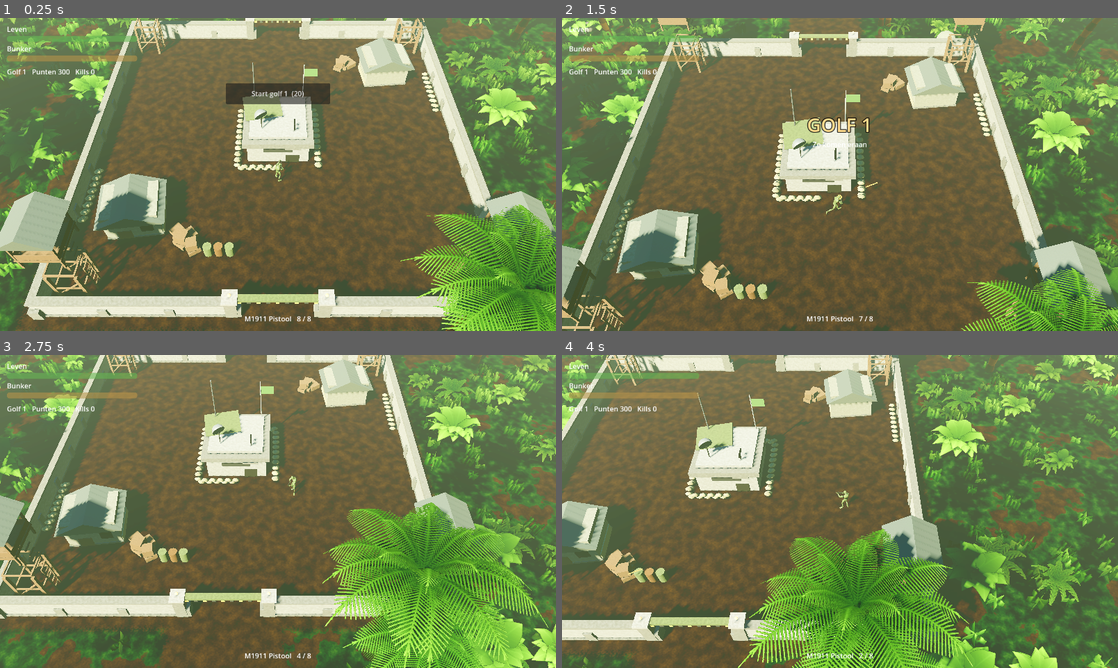
Above: before the commit, frames 1-4 (two rows, left to right).
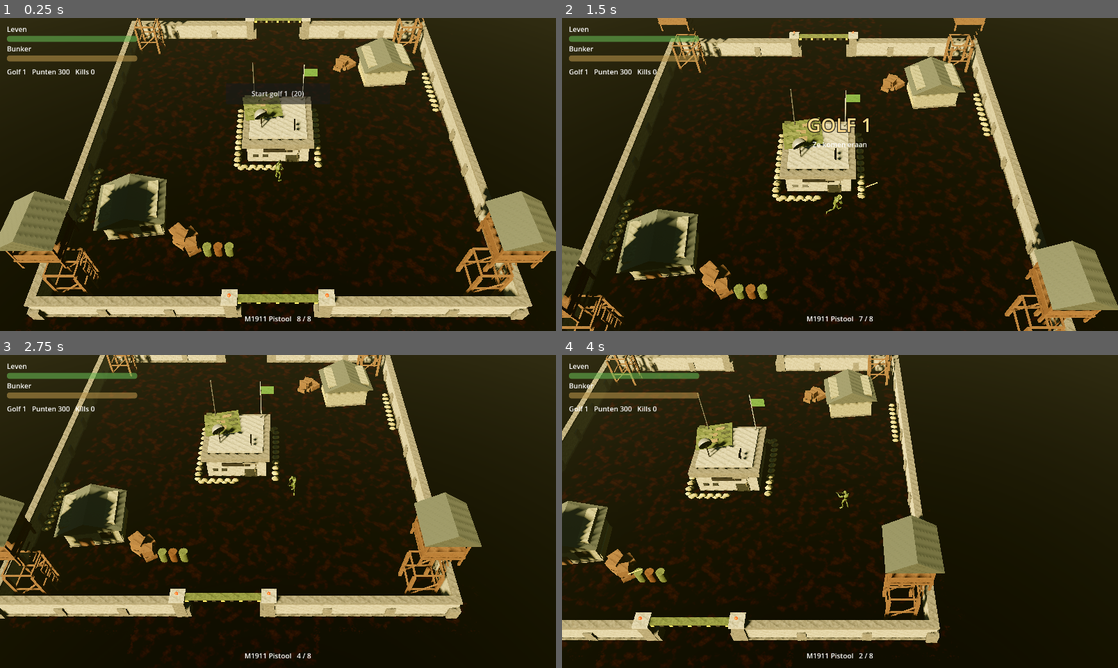
Above: after the commit, the same moments.

Repository: boodschappenmaatje/Bloedjungle-godot
Game: Godot game, scene res://scenes/main.tscn
The game is run twice, just before and just after one commit, with the same random seed, the same clock (stepped at 60 frames per second) and the same inputs.
Inputs (mouse positions are in pixels of both pictures, inside the frame that each line leads up to):
- Up to frame 1 (0.25 s): no input
- Up to frame 2 (1.5 s): click "Start golf 1 (20)" at 0.5 s; move the mouse to (962, 158) at 1.27 s; hold D from 1.28 s (still down); click (962, 158) at 1.42 s
- Up to frame 3 (2.75 s): release D at 2 s; drag from (166, 527) to (250, 574) at 2.02 s
- Up to frame 4 (4 s): move the mouse to (895, 442) at 2.77 s; hold D 2.78-3.5 s; drag from (812, 574) to (673, 464) at 3.52 s

The runs differ from the first frame. In frame 1, 100% of the frame differs, in the area x 0-100%, y 0-100%; in frame 2, 100%; in frame 3, 100%; in frame 4, 100%.
Error after the commit: Parse Error: Cannot infer the type of "cast_shadow" variable because the value doesn't have a set type. (res://scripts/foliage.gd:194)

Commit message:
Visual upgrade 1: richer jungle and military materials

Diff:
--- a/scripts/atmosphere.gd
+++ b/scripts/atmosphere.gd
@@ -5,10 +5,10 @@
 
 func _ready() -> void:
 	var sky_mat := ProceduralSkyMaterial.new()
-	sky_mat.sky_top_color = Color("3d6c9c")
-	sky_mat.sky_horizon_color = Color("cfd8bd")
-	sky_mat.ground_horizon_color = Color("b9c5a4")
-	sky_mat.ground_bottom_color = Color("2a3820")
+	sky_mat.sky_top_color = Color("344c55")
+	sky_mat.sky_horizon_color = Color("c4aa7b")
+	sky_mat.ground_horizon_color = Color("8a876b")
+	sky_mat.ground_bottom_color = Color("202a1b")
 	sky_mat.sky_curve = 0.18
 	sky_mat.sun_angle_max = 25.0
 	var sky := Sky.new()
@@ -18,39 +18,34 @@
 	env.background_mode = Environment.BG_SKY
 	env.sky = sky
 	env.ambient_light_source = Environment.AMBIENT_SOURCE_SKY
-	env.ambient_light_energy = 0.55
+	env.ambient_light_energy = 0.42
 	env.reflected_light_source = Environment.REFLECTION_SOURCE_SKY
 	env.tonemap_mode = Environment.TONE_MAPPER_ACES
 	env.tonemap_exposure = 1.0
 	env.tonemap_white = 8.0
 	env.fog_enabled = true
-	env.fog_light_color = Color("b7c8a3")
-	env.fog_density = 0.0055
-	env.fog_aerial_perspective = 0.25
-	env.fog_sky_affect = 0.5
-	env.glow_enabled = true
-	env.glow_intensity = 0.6
-	env.glow_bloom = 0.04
-	env.glow_hdr_threshold = 1.0
-	env.glow_blend_mode = Environment.GLOW_BLEND_MODE_SOFTLIGHT
+	env.fog_light_color = Color("958f6d")
+	env.fog_density = 0.0038
+	env.fog_aerial_perspective = 0.16
+	env.fog_sky_affect = 0.38
+	# Keep the mobile renderer route light and consistent with Xogot/Web compatibility.
+	env.glow_enabled = false
 	env.adjustment_enabled = true
-	env.adjustment_contrast = 1.14
-	env.adjustment_saturation = 1.25
-	# alleen bij de zwaarste renderer (Forward+) actief; de mobiele renderer slaat dit over
-	env.ssao_enabled = true
-	env.ssao_radius = 1.4
-	env.ssao_intensity = 2.0
+	env.adjustment_contrast = 1.18
+	env.adjustment_saturation = 1.08
+	# SSAO is intentionally off: this scene targets Mobile and GL Compatibility as well.
+	env.ssao_enabled = false
 	var we := WorldEnvironment.new()
 	we.environment = env
 	add_child(we)
 
 	var sun := DirectionalLight3D.new()
-	sun.rotation_degrees = Vector3(-46.0, -38.0, 0.0)
-	sun.light_color = Color("ffeccc")
-	sun.light_energy = 2.0
+	sun.rotation_degrees = Vector3(-42.0, -34.0, 0.0)
+	sun.light_color = Color("ffe0b3")
+	sun.light_energy = 1.65
 	sun.shadow_enabled = true
-	sun.shadow_blur = 1.4
+	sun.shadow_blur = 1.0
 	sun.directional_shadow_mode = DirectionalLight3D.SHADOW_PARALLEL_2_SPLITS
-	sun.directional_shadow_max_distance = 70.0
-	sun.shadow_normal_bias = 1.2
+	sun.directional_shadow_max_distance = 82.0
+	sun.shadow_normal_bias = 0.85
 	add_child(sun)
--- a/scripts/base_props.gd
+++ b/scripts/base_props.gd
@@ -79,16 +79,33 @@
 	b.set_script(preload("res://scripts/bunker.gd"))
 	Kit.box(root, Vector3(0, 2.0, 0), Vector3(5.2, 0.4, 5.2), Kit.concrete_dark())
 	Kit.box(root, Vector3(0, 2.4, 0), Vector3(4.2, 0.18, 4.2), Kit.concrete())
-	# schietgleuven rondom en een stalen deur
+	# schietgleuven rondom en een verweerde stalen deur
 	var dark := Kit.flat(Color("0b0b0a"), 1.0)
 	for yaw in [0.0, PI / 2.0, PI, -PI / 2.0]:
 		var d := Vector3(sin(yaw), 0, cos(yaw))
 		Kit.box(root, d * 2.3 + Vector3(0, 1.3, 0), Vector3(2.2, 0.3, 0.12), dark, yaw)
-	Kit.box(root, Vector3(1.1, 0, 2.31), Vector3(1.0, 1.55, 0.14), Kit.flat(Color("1b1812"), 0.6, 0.5))
+	var steel := Kit.surface("bunker_steel", Color("202521"), Color("55564d"), 0.58, 0.62, 0.1, 0.55)
+	Kit.box(root, Vector3(1.1, 0, 2.31), Vector3(1.0, 1.55, 0.14), steel)
 	Kit.box(root, Vector3(1.1, 1.55, 2.33), Vector3(1.2, 0.14, 0.3), Kit.concrete_dark())
+	# Hinges and a latch make the door read as a fitted metal panel at the same scale.
+	for x in [0.67, 1.53]:
+		Kit.cylinder(root, Vector3(x, 0.22, 2.43), 0.045, 0.2, Kit.flat(Color("777263"), 0.52, 0.72), 8)
+		Kit.cylinder(root, Vector3(x, 1.26, 2.43), 0.045, 0.2, Kit.flat(Color("777263"), 0.52, 0.72), 8)
+	Kit.box(root, Vector3(1.43, 0.78, 2.43), Vector3(0.09, 0.28, 0.06), Kit.flat(Color("8a8064"), 0.5, 0.6))
+	# Narrow louvres and a low concrete seam add scale cues without changing bunker collision.
+	for x in [-1.65, -0.95]:
+		Kit.box(root, Vector3(x, 0.78, 2.33), Vector3(0.42, 0.07, 0.045), Kit.flat(Color("252824"), 0.9, 0.05))
+		Kit.box(root, Vector3(x, 0.63, 2.33), Vector3(0.42, 0.07, 0.045), Kit.flat(Color("252824"), 0.9, 0.05))
 	# camouflagenet over de rand van het dak
 	var net := Kit.box(root, Vector3(-1.2, 2.62, -1.0), Vector3(2.8, 0.06, 2.6), Kit.olive(), 0.15)
 	net.rotation.z = 0.06
+	# Low-profile fabric patches break the single flat olive colour into a subdued field pattern.
+	var camo := [Kit.flat(Color("303a25")), Kit.flat(Color("56603a")), Kit.flat(Color("756447"))]
+	for i in 11:
+		var x := -2.35 + fmod(float(i) * 0.73, 2.4)
+		var z := -2.03 + fmod(float(i) * 1.17, 2.1)
+		var patch := Kit.box(root, Vector3(x, 2.69, z), Vector3(0.48 + fmod(float(i) * 0.13, 0.28), 0.035, 0.3 + fmod(float(i) * 0.11, 0.22)), camo[i % camo.size()], float(i % 4) * 0.12)
+		patch.rotation.z = 0.06
 	# machinegeweernest op het dak: zandzakken en een geweer
 	Kit.sandbags(root, Vector3(0.4, 2.6, 1.9), Vector3(2.0, 2.6, 1.9), 2, 7)
 	Kit.cylinder(root, Vector3(1.2, 2.6, 1.5), 0.05, 0.6, Kit.flat(Color("1a1a1a"), 0.5, 0.6), 6)
--- a/scripts/foliage.gd
+++ b/scripts/foliage.gd
@@ -50,17 +50,19 @@
 					st.add_vertex(v[0])
 
 
-static func palm() -> ArrayMesh:
+static func palm(seed_ := 5) -> ArrayMesh:
 	var mesh := ArrayMesh.new()
 	var st := SurfaceTool.new()
 	st.begin(Mesh.PRIMITIVE_TRIANGLES)
+	var rng := RandomNumberGenerator.new()
+	rng.seed = seed_
 	var segs := 10
 	var sides := 7
 	var rings: Array = []
 	var top := Vector3.ZERO
 	for i in segs + 1:
 		var t := float(i) / segs
-		var c := Vector3(0.9 * t * t, 5.4 * t, 0.35 * t * t)
+		var c := Vector3(0.9 * t * t, 5.0 + 0.4 * sin(float(seed_) * 0.7) * t, 0.35 * t * t)
 		top = c
 		var r := lerpf(0.27, 0.13, t) * (1.0 + 0.2 * (1.0 if i % 2 == 0 else 0.0))
 		var ring: Array = []
@@ -86,43 +88,43 @@
 	# kroon van takken met bladpunten
 	var crown := SurfaceTool.new()
 	crown.begin(Mesh.PRIMITIVE_TRIANGLES)
-	var rng := RandomNumberGenerator.new()
-	rng.seed = 5
-	var white := Color(0.78, 0.9, 0.7)
-	var dark := Color(0.5, 0.64, 0.42)
+	var white := Color(0.66, 0.76, 0.53)
+	var dark := Color(0.34, 0.48, 0.28)
 	for k in 12:
 		var yaw := TAU * k / 12.0 + rng.randf_range(-0.2, 0.2)
-		_frond(crown, top + Vector3.UP * 0.05, yaw, rng.randf_range(2.6, 3.4), rng.randf_range(0.65, 0.85), rng.randf_range(0.9, 1.5), rng.randf_range(1.1, 1.9), dark, white, 7)
+		_frond(crown, top + Vector3.UP * 0.05, yaw, rng.randf_range(2.4, 3.6), rng.randf_range(0.55, 0.82), rng.randf_range(0.7, 1.35), rng.randf_range(1.15, 2.0), dark, white, 7)
 	for k in 6:
-		_frond(crown, top + Vector3.UP * 0.1, TAU * k / 6.0 + 0.3, 1.5, 0.45, 1.3, 0.3, dark, white, 4)
+		_frond(crown, top + Vector3.UP * 0.1, TAU * k / 6.0 + rng.randf_range(0.2, 0.4), rng.randf_range(1.2, 1.8), 0.4, rng.randf_range(1.0, 1.4), 0.3, dark, white, 4)
 	crown.commit(mesh)
 	mesh.surface_set_material(1, material("palm"))
 	return mesh
 
 
 ## Struik van brede bladeren.
-static func bush() -> ArrayMesh:
-	var st := SurfaceTool.new()
-	st.begin(Mesh.PRIMITIVE_TRIANGLES)
-	var rng := RandomNumberGenerator.new()
-	rng.seed = 9
-	for k in 22:
-		var yaw := TAU * k / 22.0 + rng.randf_range(-0.2, 0.2)
+static func bush(seed_ := 9) -> ArrayMesh:
+	var st := SurfaceTool.new()
+	st.begin(Mesh.PRIMITIVE_TRIANGLES)
+	var rng := RandomNumberGenerator.new()
+	rng.seed = seed_
+	var leaf_count := rng.randi_range(18, 26)
+	for k in leaf_count:
+		var yaw := TAU * k / leaf_count + rng.randf_range(-0.28, 0.28)
 		var o := Vector3(cos(yaw), 0, sin(yaw)) * rng.randf_range(0.0, 0.3) + Vector3.UP * rng.randf_range(0.05, 0.5)
-		_frond(st, o, yaw, rng.randf_range(0.9, 1.5), rng.randf_range(0.4, 0.55), rng.randf_range(0.5, 1.0), rng.randf_range(0.3, 0.8), Color(0.6, 0.7, 0.55), Color(1.0, 1.0, 0.9), 3)
+		_frond(st, o, yaw, rng.randf_range(0.75, 1.45), rng.randf_range(0.34, 0.58), rng.randf_range(0.45, 0.95), rng.randf_range(0.3, 0.8), Color(0.42, 0.54, 0.36), Color(0.72, 0.78, 0.57), 3)
 	var m := st.commit()
 	m.surface_set_material(0, material("leaf"))
 	return m
 
 
-static func fern() -> ArrayMesh:
-	var st := SurfaceTool.new()
-	st.begin(Mesh.PRIMITIVE_TRIANGLES)
-	var rng := RandomNumberGenerator.new()
-	rng.seed = 3
-	for k in 10:
-		var yaw := TAU * k / 10.0 + rng.randf_range(-0.15, 0.15)
-		_frond(st, Vector3(0, 0.05, 0), yaw, rng.randf_range(1.0, 1.5), 0.32, rng.randf_range(0.5, 0.9), rng.randf_range(0.6, 1.0), Color(0.6, 0.7, 0.55), Color(1.0, 1.0, 0.9), 4)
+static func fern(seed_ := 3) -> ArrayMesh:
+	var st := SurfaceTool.new()
+	st.begin(Mesh.PRIMITIVE_TRIANGLES)
+	var rng := RandomNumberGenerator.new()
+	rng.seed = seed_
+	var frond_count := rng.randi_range(8, 12)
+	for k in frond_count:
+		var yaw := TAU * k / frond_count + rng.randf_range(-0.2, 0.2)
+		_frond(st, Vector3(0, 0.05, 0), yaw, rng.randf_range(0.85, 1.55), rng.randf_range(0.24, 0.36), rng.randf_range(0.45, 0.95), rng.randf_range(0.55, 1.0), Color(0.38, 0.52, 0.32), Color(0.69, 0.76, 0.52), 4)
 	var m := st.commit()
 	m.surface_set_material(0, material("fern"))
 	return m
@@ -140,7 +142,7 @@
 		for idx in [0, 1, 2, 0, 2, 3]:
 			var v: Array = q[idx]
 			st.set_uv(v[1])
-			st.set_color(Color(0.85, 0.95, 0.75, v[2]))
+			st.set_color(Color(0.60, 0.69, 0.48, v[2]))
 			st.set_normal(Vector3.UP)
 			st.add_vertex(v[0])
 	var m := st.commit()
@@ -161,19 +163,36 @@
 static func plant(parent: Node3D, seed_ := 11) -> void:
 	var rng := RandomNumberGenerator.new()
 	rng.seed = seed_
-	var sets := {"palm": [150, 18.5, 90.0, 0.85, 1.6, 0.1], "bush": [320, 16.5, 80.0, 0.8, 1.8, 0.05], "fern": [300, 15.8, 70.0, 0.8, 1.7, 0.04], "grass": [1400, 15.2, 62.0, 0.8, 1.8, 0.0], "rock": [45, 18.0, 75.0, 0.7, 2.2, 0.15]}
-	var meshes := {"palm": palm(), "bush": bush(), "fern": fern(), "grass": grass(), "rock": rock()}
+	var sets := {"palm": [126, 17.0, 91.0, 0.78, 1.7, 0.14], "bush": [420, 15.8, 84.0, 0.72, 1.9, 0.06], "fern": [370, 15.2, 74.0, 0.68, 1.8, 0.05], "grass": [1650, 14.8, 65.0, 0.68, 1.9, 0.0], "rock": [70, 16.5, 78.0, 0.65, 2.3, 0.15]}
+	# A few silhouettes per plant type break up the repeated, evenly spaced crowns while keeping
+	# each group instanced in a small number of draw calls.
+	var meshes := {
+		"palm": [palm(5), palm(17), palm(31)],
+		"bush": [bush(9), bush(23), bush(41)],
+		"fern": [fern(3), fern(19), fern(37)],
+		"grass": [grass()],
+		"rock": [rock()],
+	}
 	for kind in sets:
 		var c: Array = sets[kind]
 		var xf: Array = []
 		var cols: Array = []
 		_scatter(rng, c[0], c[1], c[2], xf, cols, c[3], c[4], c[5])
-		if kind == "rock":
-			var rm := Kit.rock().duplicate() as StandardMaterial3D
-			rm.vertex_color_use_as_albedo = true
-			Kit.scatter(parent, meshes[kind], rm, xf, cols)
-		else:
-			Kit.scatter(parent, meshes[kind], null, xf, cols, kind != "grass")
+		for variant in meshes[kind].size():
+			var variant_xf: Array = []
+			var variant_cols: Array = []
+			for i in xf.size():
+				if i % meshes[kind].size() != variant:
+					continue
+				variant_xf.append(xf[i])
+				variant_cols.append(cols[i])
+			if kind == "rock":
+				var rm := Kit.rock().duplicate() as StandardMaterial3D
+				rm.vertex_color_use_as_albedo = true
+				Kit.scatter(parent, meshes[kind][variant], rm, variant_xf, variant_cols)
+			else:
+				var cast_shadow := kind == "palm"
+				Kit.scatter(parent, meshes[kind][variant], null, variant_xf, variant_cols, cast_shadow)
 
 
 static func _scatter(rng: RandomNumberGenerator, count: int, r_min: float, r_max: float, out: Array, cols: Array, s_min: float, s_max: float, tilt: float) -> void:
@@ -190,5 +209,6 @@
 		var s := rng.randf_range(s_min, s_max)
 		var b := Basis.from_euler(Vector3(rng.randf_range(-tilt, tilt), rng.randf() * TAU, rng.randf_range(-tilt, tilt))).scaled(Vector3(s, s * rng.randf_range(0.85, 1.2), s))
 		out.append(Transform3D(b, p))
-		var v := rng.randf_range(0.78, 1.12)
-		cols.append(Color(v, v * rng.randf_range(0.94, 1.08), v * 0.92))
+		var v := rng.randf_range(0.68, 1.08)
+		# Canopy and understory stay in muted olive/forest hues rather than bright lime green.
+		cols.append(Color(v * rng.randf_range(0.94, 1.04), v, v * rng.randf_range(0.82, 0.96)))
--- a/scripts/leaf_tex.gd
+++ b/scripts/leaf_tex.gd
@@ -47,8 +47,8 @@
 ## 256 x 128: de nerf loopt links naar rechts, aan weerszijden hangen smalle bladpunten.
 static func _palm() -> Image:
 	var img := _blank(256, 128)
-	var rib0 := Color(0.45, 0.5, 0.25)
-	var rib1 := Color(0.75, 0.85, 0.45)
+	var rib0 := Color(0.32, 0.39, 0.22)
+	var rib1 := Color(0.58, 0.67, 0.37)
 	_line(img, Vector2(0, 64), Vector2(255, 64), 4.0, rib0, rib1)
 	var n := 34
 	for i in n:
@@ -57,8 +57,8 @@
 		var reach := 58.0 * pow(sin(minf(t * 1.15 + 0.05, 1.0) * PI), 0.55)
 		for s in [-1.0, 1.0]:
 			var tip := Vector2(x + 26.0 - t * 12.0, 64.0 + s * reach)
-			var c0 := Color(0.28, 0.45, 0.14).lerp(Color(0.5, 0.7, 0.25), t)
-			var c1 := Color(0.55, 0.78, 0.3).lerp(Color(0.8, 0.95, 0.5), t)
+			var c0 := Color(0.19, 0.31, 0.12).lerp(Color(0.34, 0.48, 0.2), t)
+			var c1 := Color(0.38, 0.52, 0.22).lerp(Color(0.58, 0.68, 0.33), t)
 			_line(img, Vector2(x, 64), tip, 4.2, c0, c1)
 	return img
 
@@ -73,20 +73,20 @@
 			var w := sin(pow(u, 0.7) * PI) * (1.0 - 0.25 * u)  # breedte langs het blad
 			if absf(v) < w * 0.98 and u > 0.02:
 				var vein := absf(sin((u * 9.0 - absf(v) * 3.0) * PI)) < 0.07 or absf(v) < 0.025
-				var shade := 0.72 + 0.28 * u + (0.12 if vein else 0.0) - 0.15 * absf(v)
-				img.set_pixel(x, y, Color(0.22 * shade + 0.12, 0.5 * shade + 0.1, 0.16 * shade, 1.0))
+				var shade := 0.68 + 0.27 * u + (0.09 if vein else 0.0) - 0.18 * absf(v)
+				img.set_pixel(x, y, Color(0.16 * shade + 0.09, 0.36 * shade + 0.08, 0.12 * shade, 1.0))
 	return img
 
 
 ## 128 x 128: varen met veel kleine blaadjes.
 static func _fern() -> Image:
 	var img := _blank(128, 128)
-	_line(img, Vector2(0, 64), Vector2(127, 64), 2.6, Color(0.3, 0.45, 0.15), Color(0.55, 0.75, 0.3))
+	_line(img, Vector2(0, 64), Vector2(127, 64), 2.6, Color(0.22, 0.34, 0.14), Color(0.43, 0.57, 0.24))
 	for i in 22:
 		var x := 4.0 + i * 5.4
 		var reach := 54.0 * (1.0 - pow(x / 128.0, 2.2)) + 4.0
 		for s in [-1.0, 1.0]:
-			_line(img, Vector2(x, 64), Vector2(x + 9.0, 64 + s * reach), 3.0, Color(0.2, 0.42, 0.12), Color(0.5, 0.75, 0.25))
+			_line(img, Vector2(x, 64), Vector2(x + 9.0, 64 + s * reach), 3.0, Color(0.16, 0.3, 0.1), Color(0.4, 0.56, 0.22))
 	return img
 
 
@@ -98,5 +98,5 @@
 	for i in 11:
 		var x := 6.0 + i * 5.0 + rng.randf_range(-2.0, 2.0)
 		var top := Vector2(x + rng.randf_range(-14.0, 14.0), rng.randf_range(6.0, 50.0))
-		_line(img, Vector2(x, 127), top, 3.6, Color(0.14, 0.3, 0.08), Color(0.6, 0.82, 0.3))
+		_line(img, Vector2(x, 127), top, 3.6, Color(0.1, 0.23, 0.07), Color(0.42, 0.56, 0.2))
 	return img
--- a/shaders/ground.gdshader
+++ b/shaders/ground.gdshader
@@ -1,7 +1,7 @@
 shader_type spatial;
 render_mode specular_disabled;
-// Jungle-bodem: twee soorten gras, modder-plekken, vaste aarde in de basis en een pad
-// vanaf elke poort. Alles uit ruis, dus de grond herhaalt zich niet.
+// Junglebodem: meerdere schalen van gras, vochtige aarde en zand. De poortwegen hebben
+// rafelige randen en lichte wielsporen, maar blijven op gameplay-veilige afstand van de muur.
 
 uniform sampler2D noise_a : repeat_enable, filter_linear_mipmap;
 uniform sampler2D noise_b : repeat_enable, filter_linear_mipmap;
@@ -20,25 +20,43 @@
 	float n2 = texture(noise_b, p * 0.09).r;
 	float n3 = texture(noise_b, p * 0.55).r;
 	float n4 = texture(noise_a, p * 1.7).r;
+	float n5 = texture(noise_b, p * 3.8).r;
 
-	vec3 grass_dark = vec3(0.07, 0.17, 0.045);
-	vec3 grass_light = vec3(0.24, 0.38, 0.10);
-	vec3 grass = mix(grass_dark, grass_light, smoothstep(0.3, 0.7, n1 * 0.6 + n2 * 0.4));
-	grass *= 0.8 + 0.4 * n3;
-	grass = mix(grass, grass * vec3(1.3, 1.2, 0.7), smoothstep(0.6, 0.8, n2) * 0.5);
+	vec3 grass_dark = vec3(0.035, 0.085, 0.032);
+	vec3 grass_mid = vec3(0.105, 0.17, 0.075);
+	vec3 grass_light = vec3(0.19, 0.25, 0.105);
+	float grass_mix = smoothstep(0.28, 0.74, n1 * 0.62 + n2 * 0.38);
+	vec3 grass = mix(grass_dark, grass_mid, grass_mix);
+	grass = mix(grass, grass_light, smoothstep(0.68, 0.91, n2) * 0.52);
+	grass *= 0.78 + 0.32 * n3;
+	grass = mix(grass, grass * vec3(1.14, 1.08, 0.83), smoothstep(0.69, 0.9, n4) * 0.27);
 
-	vec3 dirt = mix(vec3(0.21, 0.135, 0.075), vec3(0.38, 0.27, 0.15), n2);
-	dirt *= 0.8 + 0.35 * n3 + 0.15 * n4;
+	vec3 soil = mix(vec3(0.105, 0.075, 0.048), vec3(0.19, 0.125, 0.075), n2);
+	soil *= 0.78 + 0.34 * n3 + 0.16 * n4;
+	vec3 sand = mix(vec3(0.31, 0.235, 0.135), vec3(0.47, 0.355, 0.22), n3 * 0.7 + n4 * 0.3);
+	vec3 dirt = mix(soil, sand, smoothstep(0.34, 0.8, n2) * 0.68);
+	// Tiny granular value changes keep dirt legible without a costly normal map.
+	dirt *= 0.91 + 0.18 * n5;
 
-	float box = max(abs(p.x), abs(p.y));
-	float inside = 1.0 - smoothstep(compound - 0.5, compound + 3.0, box);
-	float path = (1.0 - smoothstep(gate_gap * 0.9, gate_gap * 1.9 + n2 * 1.6, abs(p.x)))
-		* smoothstep(compound - 2.0, compound + 1.5, abs(p.y))
-		* (1.0 - smoothstep(30.0, 52.0, abs(p.y)));
-	float patches = smoothstep(0.66, 0.8, n1 + 0.2 * n2);
-	float dm = clamp(max(max(inside, path), patches * 0.8), 0.0, 1.0);
-	dm = smoothstep(0.35, 0.65, dm + (n3 - 0.5) * 0.4);
+	float box_edge = max(abs(p.x), abs(p.y));
+	float inside = 1.0 - smoothstep(compound - 0.25, compound + 2.8 + (n3 - 0.5) * 1.6, box_edge);
+	float road_width = gate_gap * 1.6 + n2 * 1.4 + (n4 - 0.5) * 0.9;
+	float road_mask = (1.0 - smoothstep(road_width, road_width + 1.9, abs(p.x)))
+		* smoothstep(compound - 1.8, compound + 1.8, abs(p.y))
+		* (1.0 - smoothstep(34.0, 55.0, abs(p.y)));
+	// A worn turnaround/apron just outside both gates blends into the road shoulders.
+	float apron = (1.0 - smoothstep(0.0, 2.2, abs(p.x)))
+		* (1.0 - smoothstep(0.0, 4.0, abs(abs(p.y) - (compound + 2.0))));
+	float patches = smoothstep(0.68, 0.84, n1 * 0.75 + n2 * 0.25);
+	float dm = clamp(max(max(inside, road_mask), max(apron * 0.66, patches * 0.48)), 0.0, 1.0);
+	dm = smoothstep(0.28, 0.72, dm + (n3 - 0.5) * 0.32);
+
+	// Two shallow wheel-worn tracks run along the road without becoming hard stripes.
+	float track_a = 1.0 - smoothstep(0.22, 0.72, abs(abs(p.x) - 1.45 + (n3 - 0.5) * 0.22));
+	float tracks = track_a * road_mask * 0.18;
+	dirt = mix(dirt, soil * 0.88, tracks);
+	grass = mix(grass, mix(sand, soil, 0.45), tracks * 0.42);
 
 	ALBEDO = pow(mix(grass, dirt, dm), vec3(2.2));  // kleuren hierboven zijn sRGB gekozen
-	ROUGHNESS = mix(0.95, 1.0, dm);
+	ROUGHNESS = mix(0.91 + n5 * 0.06, 0.97 + n5 * 0.03, dm);
 }
Not shown, changed: README.md
